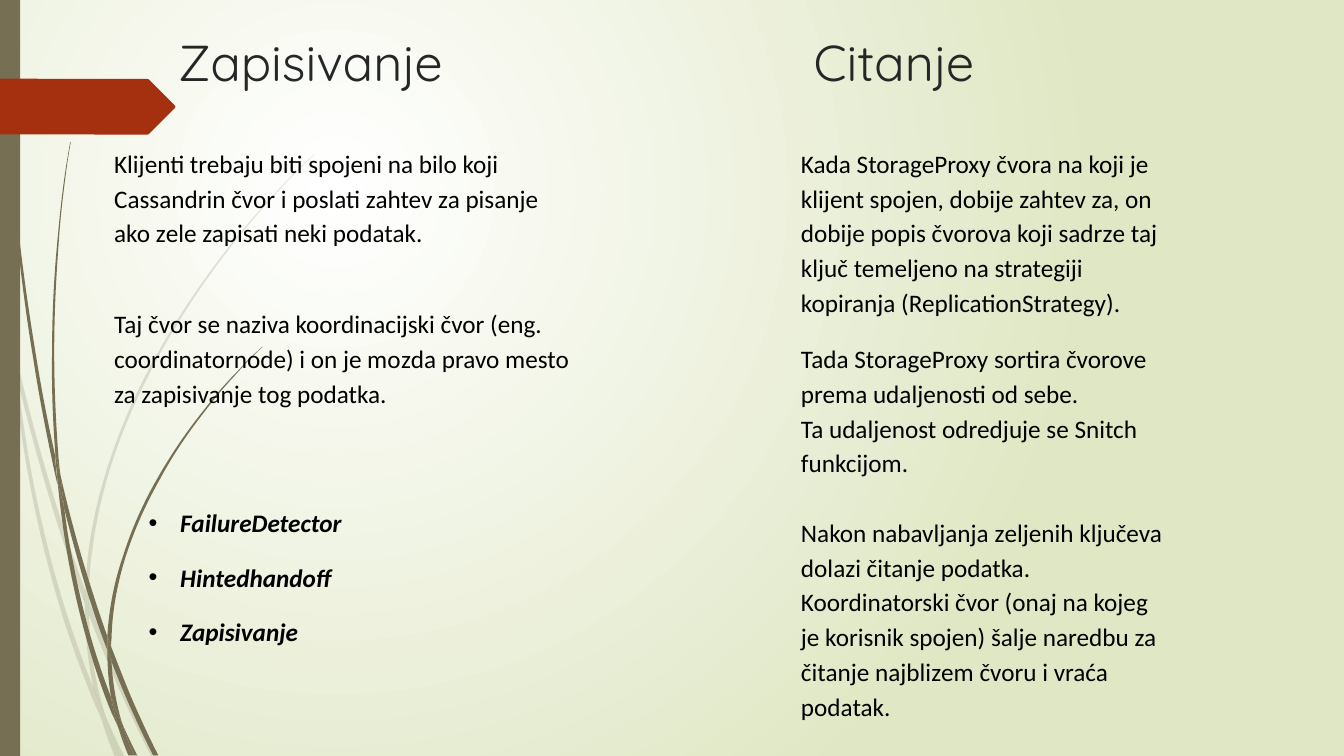
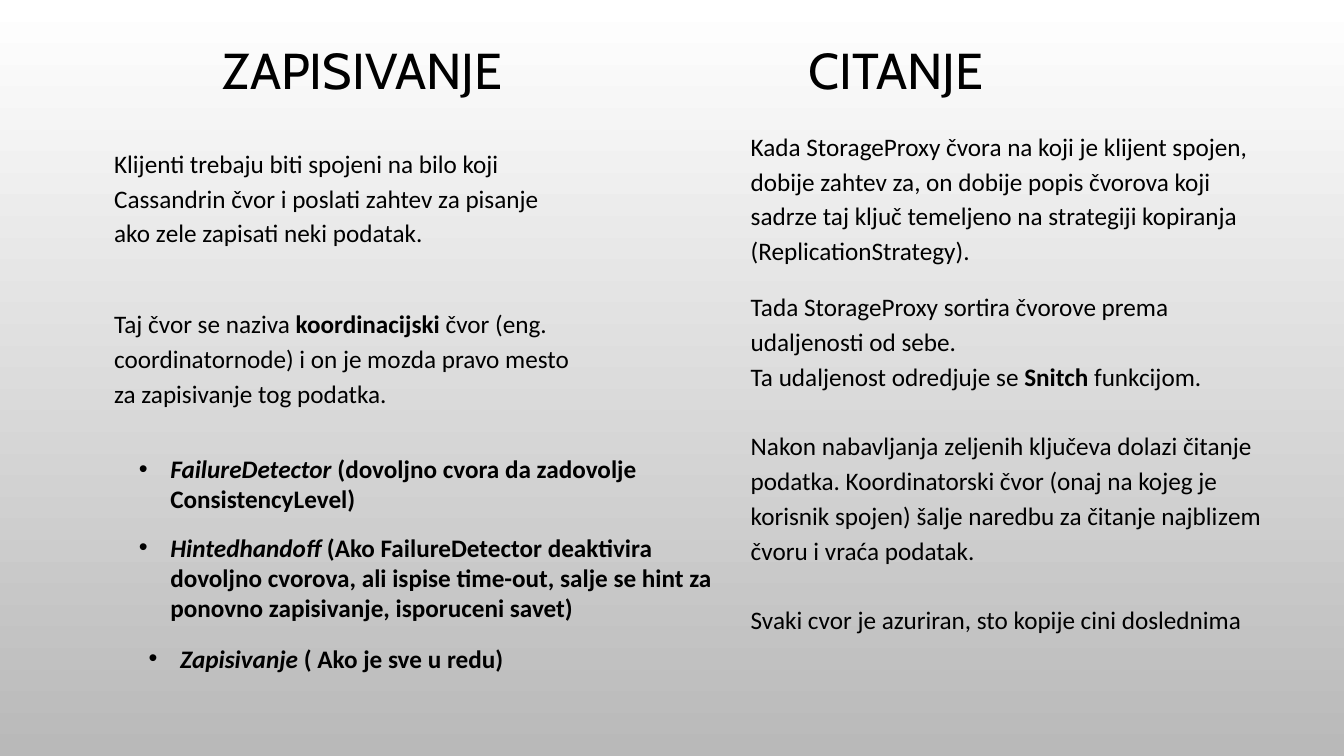
Before and after one commit to Teaa22/Baze, a slide deck: slide 9 of Seminarski 1.pptx (slide 7 before the commit). Drawn at 1344x756 pixels with LibreOffice and Linux fonts; fonts in the diff are those of the drawing; background and template pictures are left out. Boxes give left, top, right and bottom in pixels: in the first picture for what was removed or moved away, otherwise in the second. Text is boxed around its words. In the diff, an @@ line names an element or a change of style, - is before the commit and + after.

```diff
--- a/Seminarski 1.pptx
+++ b/Seminarski 1.pptx
@@ background gradient #FFFFFF to #DFE8C4 to picture (left out) @@
@@ rectangle removed at bbox=[0, 0, 20, 756] @@
@@ title "ZAPISIVANJE CITANJE" at bbox=[222, 53, 983, 98]: vertical alignment top to middle @@
@@ title at bbox=[222, 53, 983, 98]: text changed; font Quicksand to Cabin; text colour #262626 to #000000 @@
-Zapisivanje Citanje
+ZAPISIVANJE CITANJE
@@ freeform shape removed at bbox=[0, 79, 175, 134] @@
@@ text "Kada StorageProxy čvora na koji ...": place and size @@
-text "Kada StorageProxy čvora na koji ..." at bbox=[801, 155, 1162, 720]
+text "Kada StorageProxy čvora na koji ..." at bbox=[751, 138, 1260, 634]
@@ text at bbox=[114, 315, 569, 408]: bold on in "koordinacijski" @@
@@ text at bbox=[751, 368, 1201, 391]: bold on in "Snitch" @@
@@ text at bbox=[751, 437, 1260, 634]: text changed @@
-Nakon nabavljanja zeljenih ključeva dolazi čitanje podatka. Koordinatorski čvor (onaj na kojeg je korisnik spojen) šalje naredbu za čitanje najblizem čvoru i vraća podatak.
+Nakon nabavljanja zeljenih ključeva dolazi čitanje podatka. Koordinatorski čvor (onaj na kojeg je korisnik spojen) šalje naredbu za čitanje najblizem čvoru i vraća podatak.
+Svaki cvor je azuriran, sto kopije cini doslednima
@@ text at bbox=[170, 459, 637, 512]: text changed; italic off @@
-  • FailureDetector
+  • FailureDetector (dovoljno cvora da zadovolje ConsistencyLevel)
@@ text at bbox=[170, 538, 711, 622]: text changed; italic off @@
-  • Hintedhandoff
+  • Hintedhandoff (Ako FailureDetector deaktivira dovoljno cvorova, ali ispise time-out, salje se hint za ponovno zapisivanje, isporuceni savet)
@@ text at bbox=[180, 649, 503, 673]: text changed; italic off @@
-  • Zapisivanje
+  • Zapisivanje ( Ako je sve u redu)
@@ group removed at bbox=[0, 154, 315, 756]: 10 freeform shapes @@
@@ group removed at bbox=[3, 0, 262, 756]: 12 freeform shapes @@
```
Also in this commit, not shown: 8 other slides changed, 2 slides added, 5 other files.
